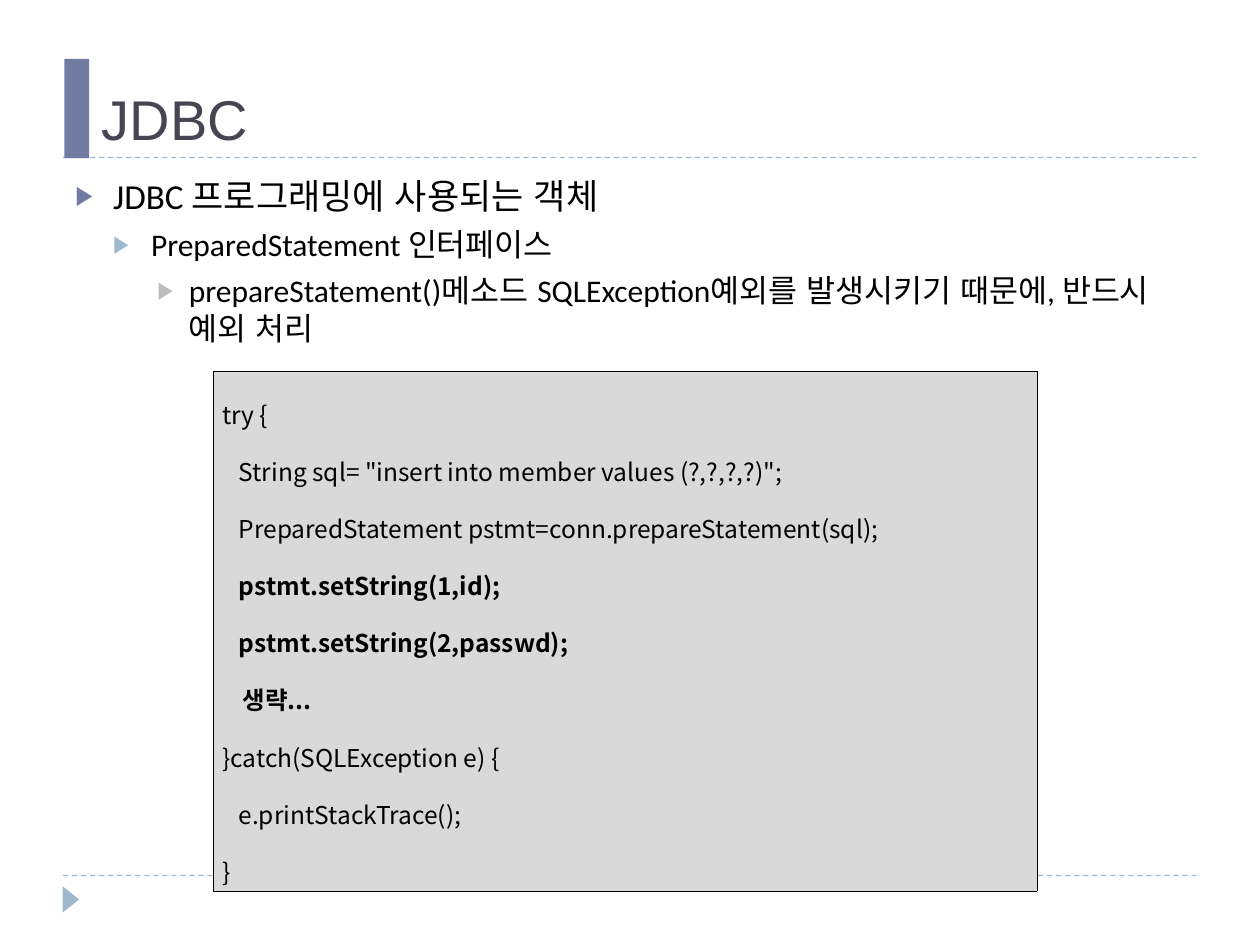
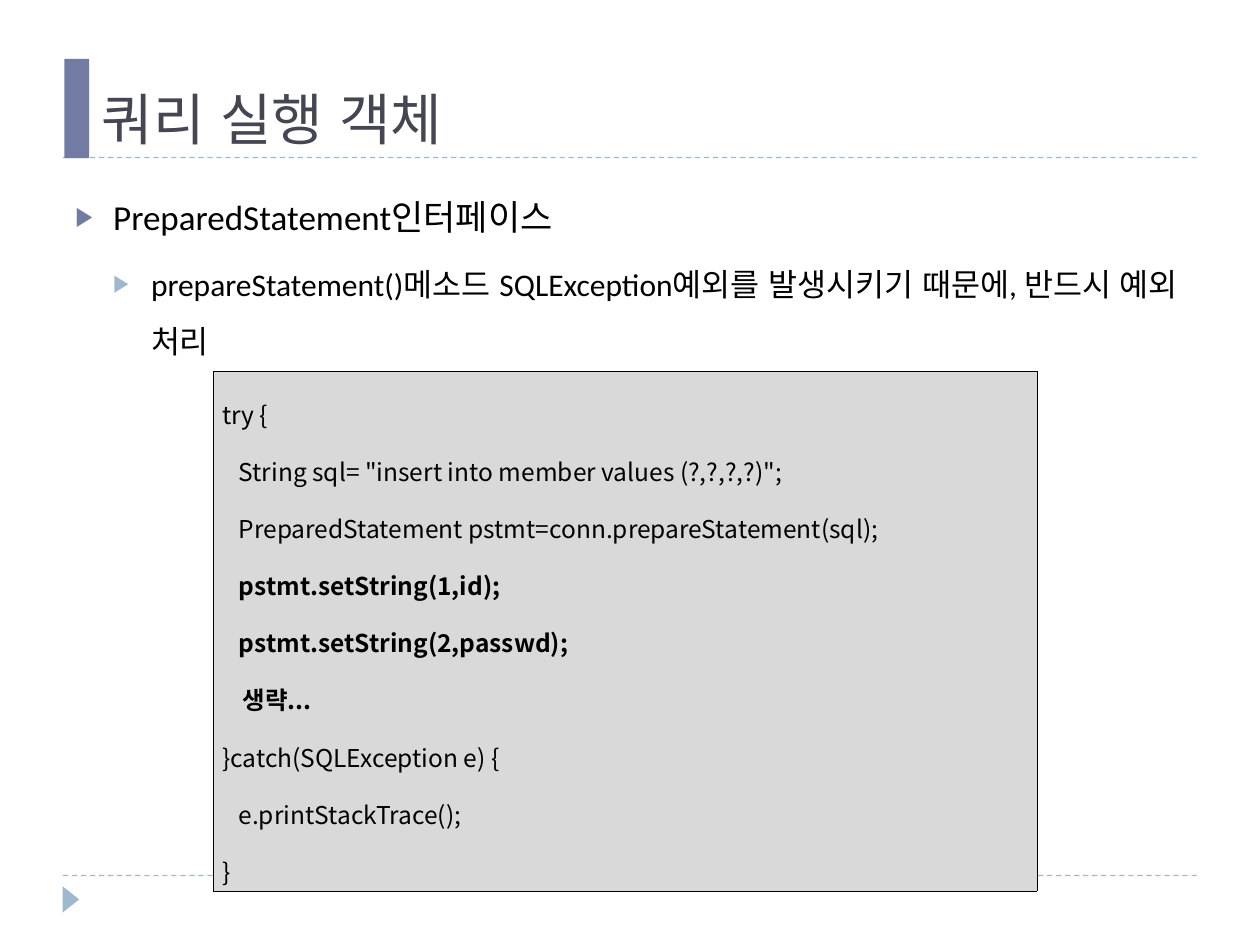
Before and after one commit to mail2HChoi/PatternSW, a slide deck: slide 22 of 강의교재/패턴기반SW개발_Ch09_JDBC.pptx (slide 11 before the commit). Drawn at 1260x945 pixels with LibreOffice and Linux fonts; fonts in the diff are those of the drawing. Boxes give left, top, right and bottom in pixels: in the first picture for what was removed or moved away, otherwise in the second. Text is boxed around its words. In the diff, an @@ line names an element or a change of style, - is before the commit and + after.

```diff
--- a/강의교재/패턴기반SW개발_Ch09_JDBC.pptx
+++ b/강의교재/패턴기반SW개발_Ch09_JDBC.pptx
@@ title at [102, 93, 442, 145]: text changed @@
-JDBC
+쿼리 실행 객체
@@ text at [113, 201, 552, 236]: text changed; size 18 to 20 pt @@
-▶ JDBC 프로그래밍에 사용되는 객체
-  ▶ PreparedStatement 인터페이스
+▶ PreparedStatement인터페이스
@@ text at [151, 270, 1178, 356]: list level 3 to 2 in "prepareStatement()메소드 SQLException예외를 발생시키기 때문에, 반드시 ..."; line spacing 1 to 1.5; bullet colour #BDBDBD to #9FB8CD @@
```
Also in this commit, not shown: 6 other slides changed, 4 slides added, 2 slides removed, 1 other file.
